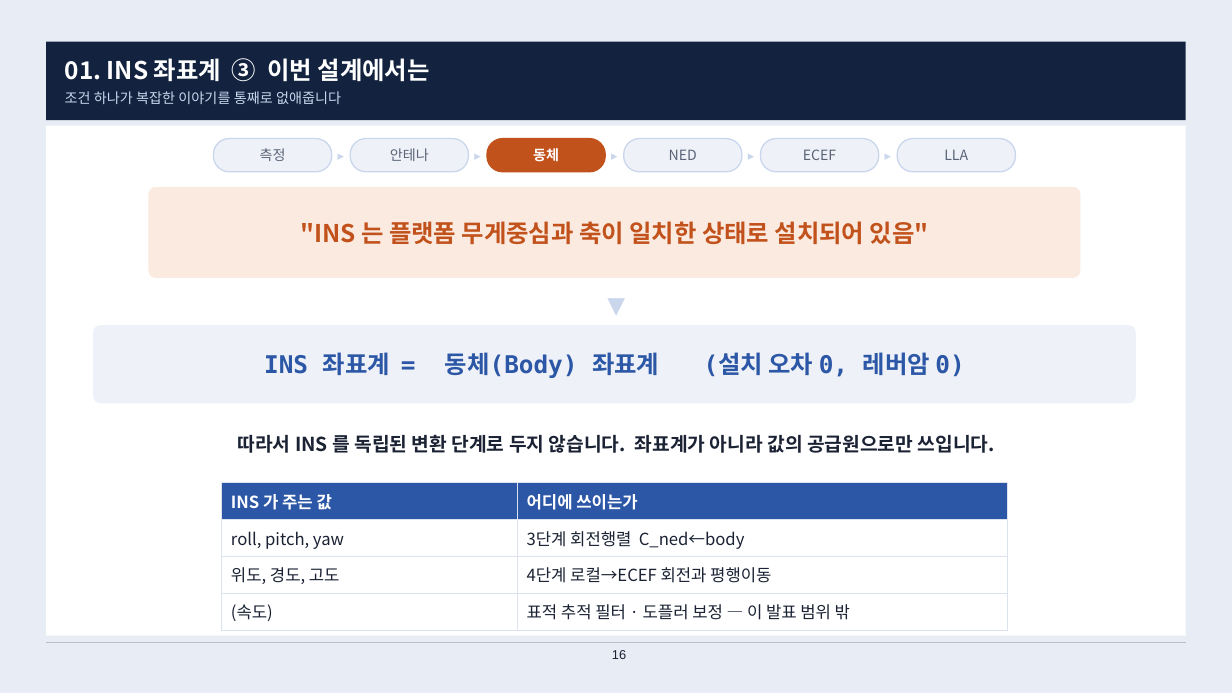
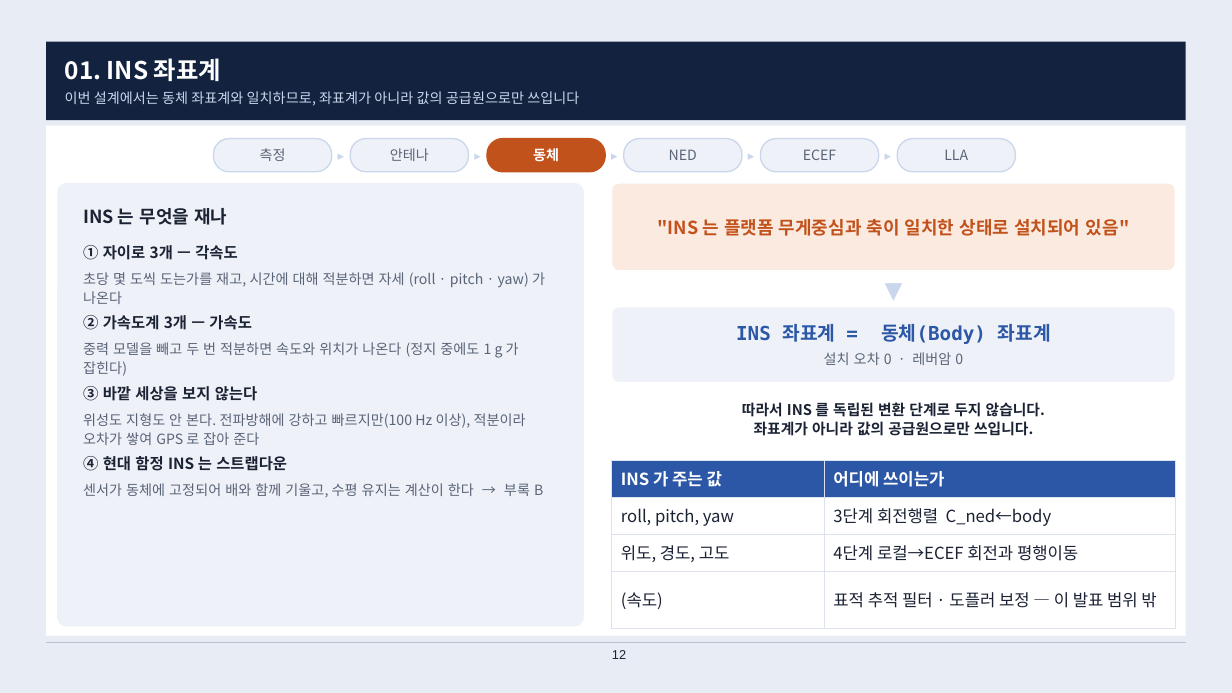
Before and after one commit to harley-hwan/IpcProc, a slide deck: slide 12 of Part2_CoordFrames/ref/산출물/Chapter2_coordinate_systems.pptx (slide 16 before the commit). Drawn at 1232x693 pixels with LibreOffice and Linux fonts; fonts in the diff are those of the drawing. Boxes give left, top, right and bottom in pixels: in the first picture for what was removed or moved away, otherwise in the second. Text is boxed around its words. In the diff, an @@ line names an element or a change of style, - is before the commit and + after.

```diff
--- a/Part2_CoordFrames/ref/산출물/Chapter2_coordinate_systems.pptx
+++ b/Part2_CoordFrames/ref/산출물/Chapter2_coordinate_systems.pptx
@@ text at bbox=[65, 58, 579, 106]: text changed @@
-01. INS 좌표계 ③ 이번 설계에서는
-조건 하나가 복잡한 이야기를 통째로 없애줍니다
+01. INS 좌표계
+이번 설계에서는 동체 좌표계와 일치하므로, 좌표계가 아니라 값의 공급원으로만 쓰입니다
@@ rounded rectangle added at bbox=[57, 183, 584, 627], fill #EEF1F7 @@
@@ text added at bbox=[83, 208, 227, 225], 14 pt, text #1A2233, bold @@
+INS 는 무엇을 재나
@@ text ""INS 는 플랫폼 무게중심과 축이 ...": place and size @@
-text ""INS 는 플랫폼 무게중심과 축이 ..." at bbox=[300, 221, 929, 244]
+text ""INS 는 플랫폼 무게중심과 축이 ..." at bbox=[657, 219, 1129, 236]
@@ text ""INS 는 플랫폼 무게중심과 축이 ..." at bbox=[657, 219, 1129, 236]: size 19 to 14 pt @@
@@ rounded rectangle: place and size @@
-rounded rectangle at bbox=[148, 187, 1081, 279]
+rounded rectangle at bbox=[612, 183, 1176, 271]
@@ text added at bbox=[83, 245, 545, 498], 11 pt, text #5A6478 @@
+① 자이로 3개 — 각속도
+초당 몇 도씩 도는가를 재고, 시간에 대해 적분하면 자세 (roll · pitch · yaw) 가 나온다
+② 가속도계 3개 — 가속도
+중력 모델을 빼고 두 번 적분하면 속도와 위치가 나온다 (정지 중에도 1 g 가 잡힌다)
+③ 바깥 세상을 보지 않는다
+위성도 지형도 안 본다. 전파방해에 강하고 빠르지만(100 Hz 이상), 적분이라 오차가 쌓여 GPS 로 잡아 준다
+④ 현대 함정 INS 는 스트랩다운
+센서가 동체에 고정되어 배와 함께 기울고, 수평 유지는 계산이 한다 → 부록 B
@@ text "▼" rewrapped from bbox=[57, 287, 1176, 321] to bbox=[612, 275, 1176, 303] @@
@@ rounded rectangle: place and size @@
-rounded rectangle at bbox=[92, 324, 1137, 404]
+rounded rectangle at bbox=[612, 307, 1176, 383]
@@ text at bbox=[736, 324, 963, 365]: text changed; size 19 to 15 pt @@
-INS 좌표계 = 동체(Body) 좌표계 (설치 오차 0, 레버암 0)
+INS 좌표계 = 동체(Body) 좌표계
+설치 오차 0 · 레버암 0
@@ text at bbox=[742, 401, 1045, 436]: text changed; size 15 to 11.5 pt @@
-따라서 INS 를 독립된 변환 단계로 두지 않습니다. 좌표계가 아니라 값의 공급원으로만 쓰입니다.
+따라서 INS 를 독립된 변환 단계로 두지 않습니다.
+좌표계가 아니라 값의 공급원으로만 쓰입니다.
@@ table: place and size @@
-table at bbox=[222, 482, 1007, 625]
+table at bbox=[612, 460, 1176, 613]
@@ page number at bbox=[612, 650, 626, 659]: text changed @@
-16
+12
```
Also in this commit, not shown: 20 other slides changed, 4 slides added, 9 slides removed, 4 other files.
